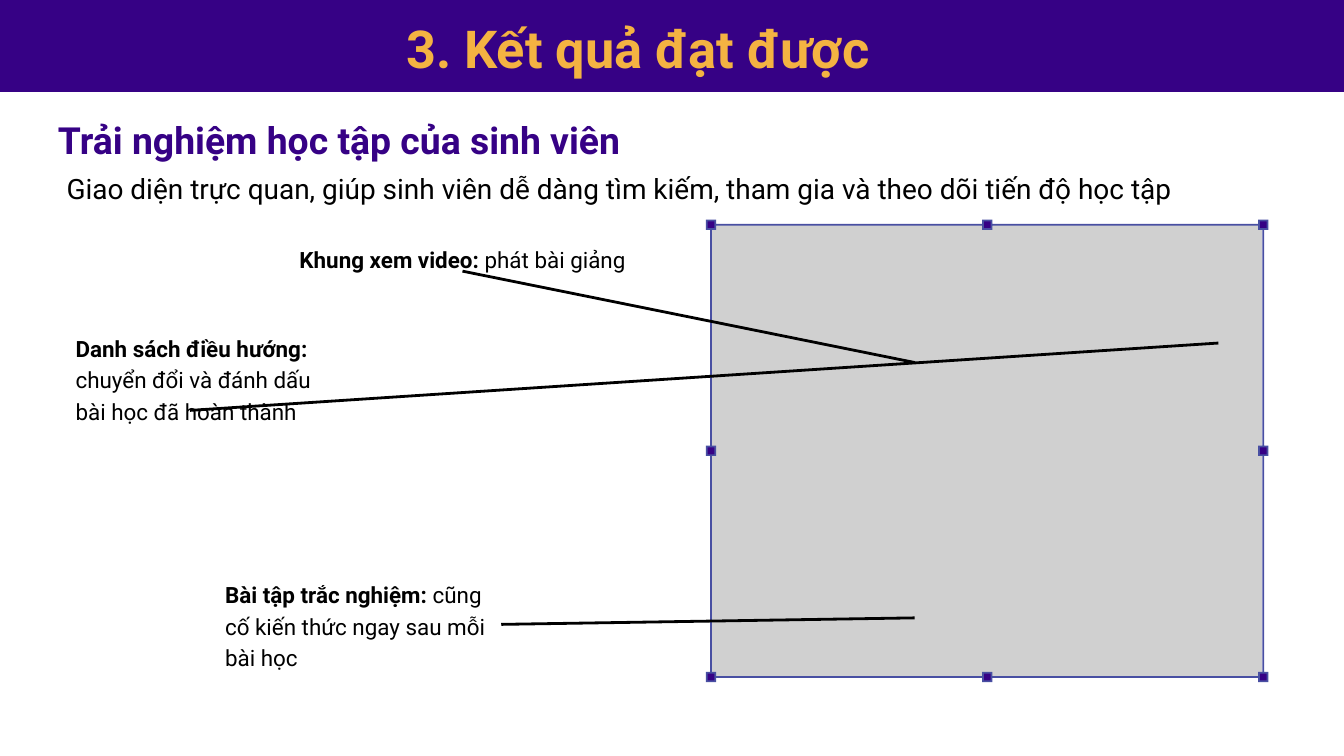
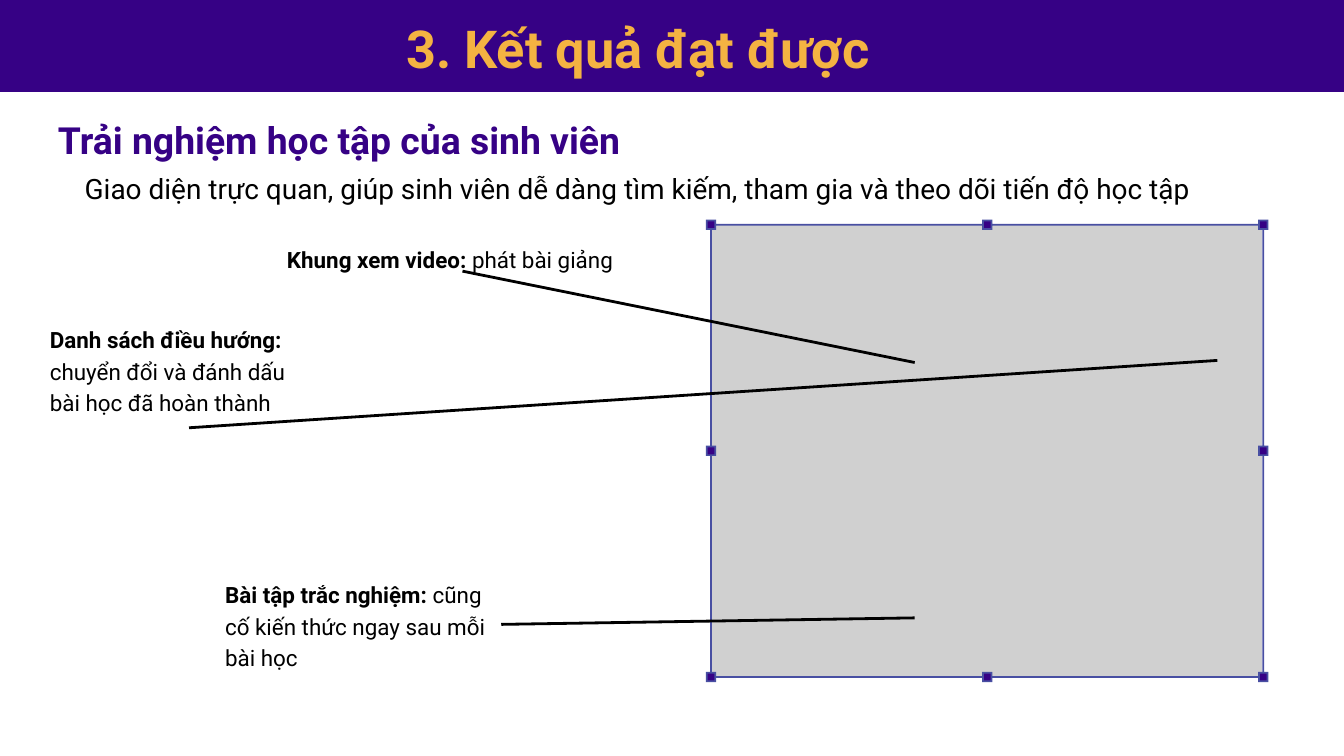
Before and after one commit to Huyle205/csn-da23ttc-letuanhuy-webhoctap-reactjs, a slide deck: slide 10 of thesis/abs/Bao cao thuyet trinh.pptx. Drawn at 1344x756 pixels with LibreOffice and Linux fonts; fonts in the diff are those of the drawing; grey boxes stand for pictures. Boxes give left, top, right and bottom in pixels: in the first picture for what was removed or moved away, otherwise in the second. Text is boxed around its words. In the diff, an @@ line names an element or a change of style, - is before the commit and + after.

```diff
--- a/thesis/abs/Bao cao thuyet trinh.pptx
+++ b/thesis/abs/Bao cao thuyet trinh.pptx
@@ text "Giao diện trực quan, giúp ...": place and size @@
-text "Giao diện trực quan, giúp ..." at <box>67,176,1171,205</box>
+text "Giao diện trực quan, giúp ..." at <box>85,176,1189,205</box>
@@ text "Khung xem video: phát bài ..." at <box>287,249,613,274</box>: alignment centre to left @@
@@ text "Danh sách điều hướng: chuyển ...": place and size @@
-text "Danh sách điều hướng: chuyển ..." at <box>76,339,311,424</box>
+text "Danh sách điều hướng: chuyển ..." at <box>50,330,285,415</box>
@@ line moved from (190, 411) - (1218, 343) to (189, 428) - (1218, 360) @@
```
Also in this commit, not shown: 12 other slides changed.
